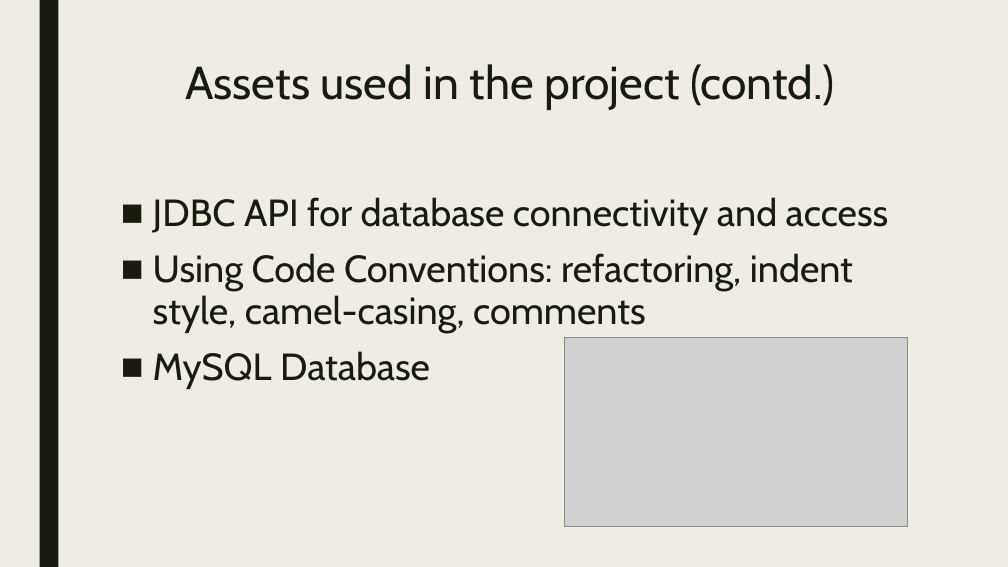
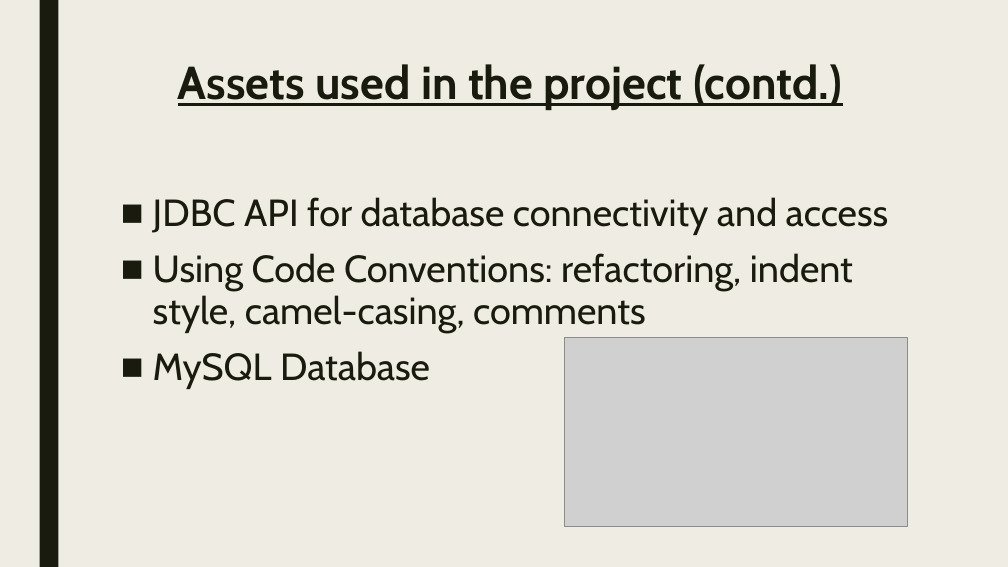
Before and after one commit to Valini/OfficeGit, a slide deck: slide 3 of The OfficePPT.pptx. Drawn at 1008x567 pixels with LibreOffice and Linux fonts; fonts in the diff are those of the drawing; grey boxes stand for pictures. Boxes give left, top, right and bottom in pixels: in the first picture for what was removed or moved away, otherwise in the second. Text is boxed around its words. In the diff, an @@ line names an element or a change of style, - is before the commit and + after.

```diff
--- a/The OfficePPT.pptx
+++ b/The OfficePPT.pptx
@@ title "Assets used in the project ..." at <box>178,64,842,110</box>: bold on, underline on @@
```
Also in this commit, not shown: 4 other slides changed.
